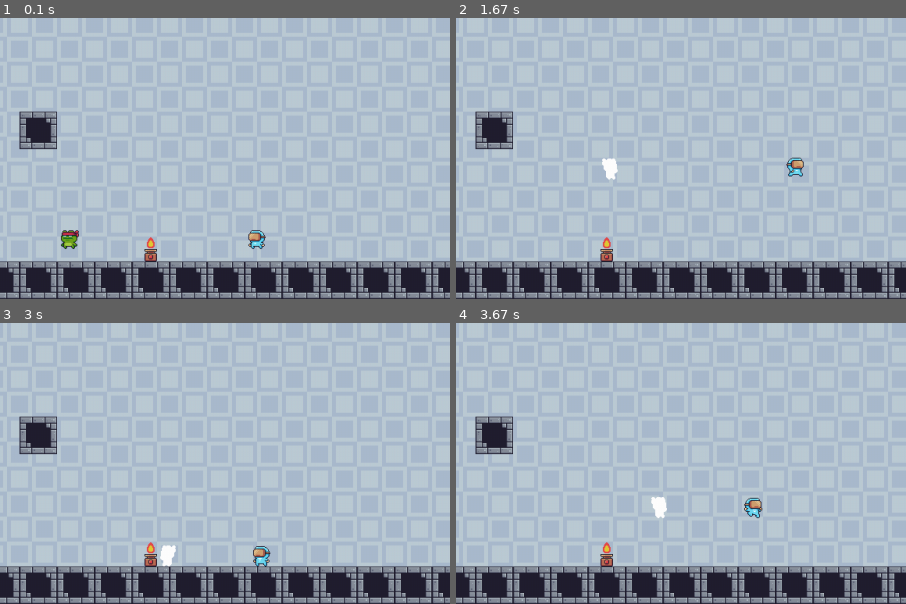
Above: before the commit, frames 1-4 (two rows, left to right).
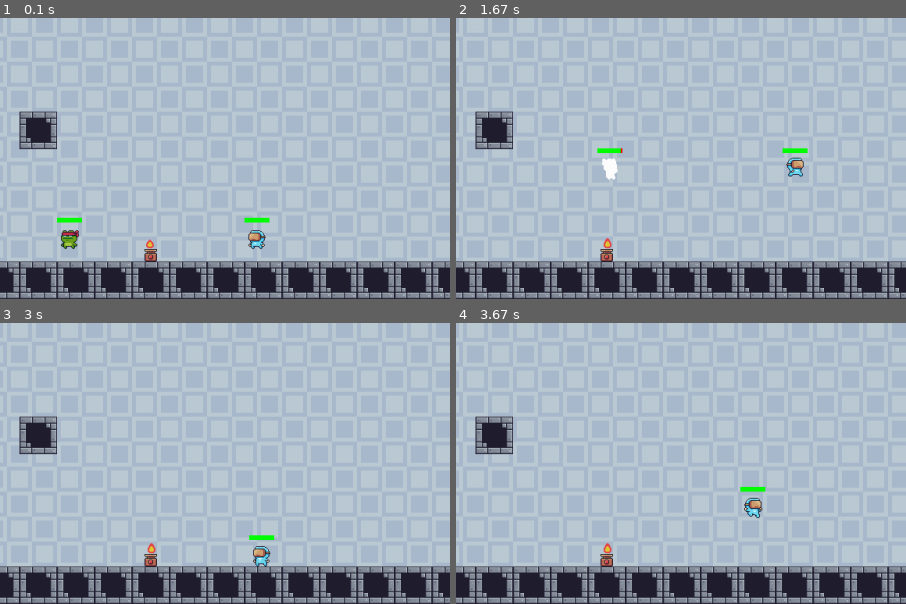
Above: after the commit, the same moments.

Repository: odabasi52/PyGame-2DPlatformerTest
Game: pygame game, started from main.py
Same seed, same stepped clock (60 frames per second), same inputs: the game is played once before the commit and once after it.
Inputs:
- Up to frame 1 (0.1 s): no input
- Up to frame 2 (1.67 s): tap W at 0.33 s; hold Right 0.67-1.13 s; hold D 0.67-1.13 s; hold Up 1.17-1.47 s; hold W 1.17-1.47 s; hold Right from 1.5 s (still down); hold D from 1.5 s (still down)
- Up to frame 3 (3 s): release Right at 1.97 s; release D at 1.97 s; hold Left 2-2.53 s; hold A 2-2.53 s; hold Left 2.57-2.97 s; hold A 2.57-2.97 s
- Up to frame 4 (3.67 s): hold Up 3-3.37 s; hold W 3-3.37 s; hold Right from 3.4 s (still down); hold D from 3.4 s (still down)
The pictures show only the part of the screen within x 44-94%, y 50-100%; the shares and areas given below are measured in that part.

The runs differ from the first frame. In frame 1, 0.3% of the frame differs, in the area x 12-60%, y 70-83%; in frame 2, 0.2%; in frame 3, 0.3%, in the area x 32-62%, y 75-87%; in frame 4, 0.3%.

Commit message:
health and dead anim

Diff:
--- a/main.py
+++ b/main.py
@@ -13,8 +13,9 @@
     run = True
     clock = pygame.time.Clock()
     map = Map("Blue")
-    objects, player1, player2 = map.create_map()
+    objects, player1, player2, fire_traps = map.create_map()
 
+    objects += fire_traps
     while run:
         clock.tick(FPS)
         for event in pygame.event.get():
@@ -32,6 +33,9 @@
         player2.loop(FPS)
         player1.handle_move(objects, player2)
         player2.handle_move(objects, player1)
+        for fire in fire_traps:
+            fire.on()
+            fire.loop()
         map.draw_map(window, player1, player2, objects)
 
     pygame.quit()
--- a/map.py
+++ b/map.py
@@ -53,6 +53,7 @@
         player1 = None
         player2 = None
         blocks = []
+        fires = []
         y = 0
         for row in self.game_map:
             x = 0
@@ -65,10 +66,8 @@
                     blocks.append(Block(x, y, 48))
                 elif char == "F":
                     fire = Fire(x + 16,y + 16, 16, 32)
-                    blocks.append(fire)
-                    fire.on()
-                    fire.loop()
+                    fires.append(fire)
                 x += 48
             y += 48
 
-        return blocks, player1, player2
+        return blocks, player1, player2, fires
--- a/object.py
+++ b/object.py
@@ -50,7 +50,6 @@
         sprite_index = (self.animation_count // self.ANIMATION_DELAY) % len(sprites)
         self.img = sprites[sprite_index]
         self.animation_count += 1
-        self.update()
 
         self.rect = self.img.get_rect(topleft=(self.rect.x, self.rect.y))
         self.mask = pygame.mask.from_surface(self.img)
--- a/player.py
+++ b/player.py
@@ -5,7 +5,7 @@
 def flip(sprites):
     return [pygame.transform.flip(sprite, True, False) for sprite in sprites]
 
-def load_sprites(dir1, dir2, w, h, direction=False):
+def load_sprites(dir1, dir2, w, h, direction=False, scale_by=1):
     path = join("assets", dir1, dir2)
     images = [f for f in listdir(path) if isfile(join(path, f))]
     all_sprites = {}
@@ -17,7 +17,7 @@
             surface = pygame.Surface((w, h), pygame.SRCALPHA, 32)
             rect = pygame.Rect(i* w, 0, w, h)
             surface.blit(sprite_sheet, (0, 0), rect)
-            sprites.append(surface)
+            sprites.append(pygame.transform.scale_by(surface, scale_by))
 
         if direction:
             all_sprites[image.replace(".png", "") + "_right"] = sprites
@@ -25,6 +25,7 @@
         else:
             all_sprites[image.replace(".png", "")] = sprites
     return all_sprites
+
 
 class Player(pygame.sprite.Sprite):
     SPEED = 3
@@ -47,6 +48,8 @@
         self.name = name
         self.SPRITES = load_sprites("MainCharacters", self.name, 32, 32, True)
         self.player1 = player1
+        self.max_hp = 100
+        self.hp = self.max_hp
 
     def handle_vertical_collision(self, objs, dy, other):
         collided_objs = []
@@ -99,21 +102,22 @@
                 return "R"
 
     def handle_move(self, objects, other):
-        self.x_vel = 0
-
-        left_collide = self.handle_horizontal_collision(objects, -self.SPEED * 2, other)
-        right_collide = self.handle_horizontal_collision(objects, self.SPEED * 2, other)
-        key = self.get_input()
-        if key == "L" and not left_collide:
-            self.move_x(self.SPEED, False)
-        elif key == "R" and not right_collide:
-            self.move_x(self.SPEED, True)
-
-        verts = self.handle_vertical_collision(objects, self.y_vel, other)
-        collideds = [*verts, left_collide, right_collide]
-        for o in collideds:
-            if o and o.name == "fire":
-                self.get_hit()
+        if self.hp > 0:
+            self.x_vel = 0
+
+            left_collide = self.handle_horizontal_collision(objects, -self.SPEED * 2, other)
+            right_collide = self.handle_horizontal_collision(objects, self.SPEED * 2, other)
+            key = self.get_input()
+            if key == "L" and not left_collide:
+                self.move_x(self.SPEED, False)
+            elif key == "R" and not right_collide:
+                self.move_x(self.SPEED, True)
+
+            verts = self.handle_vertical_collision(objects, self.y_vel, other)
+            collideds = [*verts, left_collide, right_collide]
+            for o in collideds:
+                if o and o.name == "fire":
+                    self.get_hit()
 
     def landed(self):
         self.fall_count = 0
@@ -124,11 +128,12 @@
         self.y_vel = -self.y_vel
 
     def jump(self):
-        self.jump_count += 1
-        self.animation_count = 0
-        self.y_vel = -self.GRAVITY * 6
-        if self.jump_count == 1:
-            self.fall_count = 0
+        if self.hp > 0:
+            self.jump_count += 1
+            self.animation_count = 0
+            self.y_vel = -self.GRAVITY * 6
+            if self.jump_count == 1:
+                self.fall_count = 0
 
     def move(self, dx, dy):
         self.rect.x += dx
@@ -148,19 +153,38 @@
     def get_hit(self):
         self.hit = True
         self.hit_count += 1
+        self.hp -= 5
+        if self.hp <= 0:
+            self.animation_count = 0
 
     def loop(self, fps):
-        self.y_vel += min(1, (self.fall_count / fps) * self.GRAVITY)
-        self.move(self.x_vel, self.y_vel)
-
-        if self.hit:
-            self.hit_count += 1
-        if self.hit_count >= fps * 2:
-            self.hit_count = 0
-            self.hit = False
-
-        self.fall_count += 1
-        self.update_sprite()
+        if self.hp > 0:
+            self.y_vel += min(1, (self.fall_count / fps) * self.GRAVITY)
+            self.move(self.x_vel, self.y_vel)
+
+            if self.hit:
+                self.hit_count += 1
+            if self.hit_count >= fps:
+                self.hit_count = 0
+                self.hit = False
+
+            self.fall_count += 1
+            self.update_sprite()
+        else:
+            self.x_vel = 0
+            self.y_vel = 0
+            if self.animation_count < 14:
+                self.play_dead_anim()
+            else:
+                self.rect.x = -500
+                self.rect.y = -500
+
+
+    def play_dead_anim(self):
+        sprites = load_sprites("MainCharacters", "", 96, 96, False, 1/3)["Desappearing (96x96)"]
+        sprite_index = (self.animation_count // self.ANIMATION_DELAY)
+        self.sprite = sprites[sprite_index]
+        self.animation_count += 1
 
     def update_sprite(self):
         sprite_sheet = "idle"
@@ -187,5 +211,10 @@
         self.rect = self.sprite.get_rect(topleft=(self.rect.x, self.rect.y))
         self.mask = pygame.mask.from_surface(self.sprite)
 
+
+
     def draw(self, window):
         window.blit(self.sprite, (self.rect.x, self.rect.y))
+        ratio = self.hp / self.max_hp
+        pygame.draw.rect(window, "red",(self.rect.x, self.rect.y - 8, 32, 6) )
+        pygame.draw.rect(window, "green",(self.rect.x, self.rect.y - 8, 32 * ratio, 6) )
